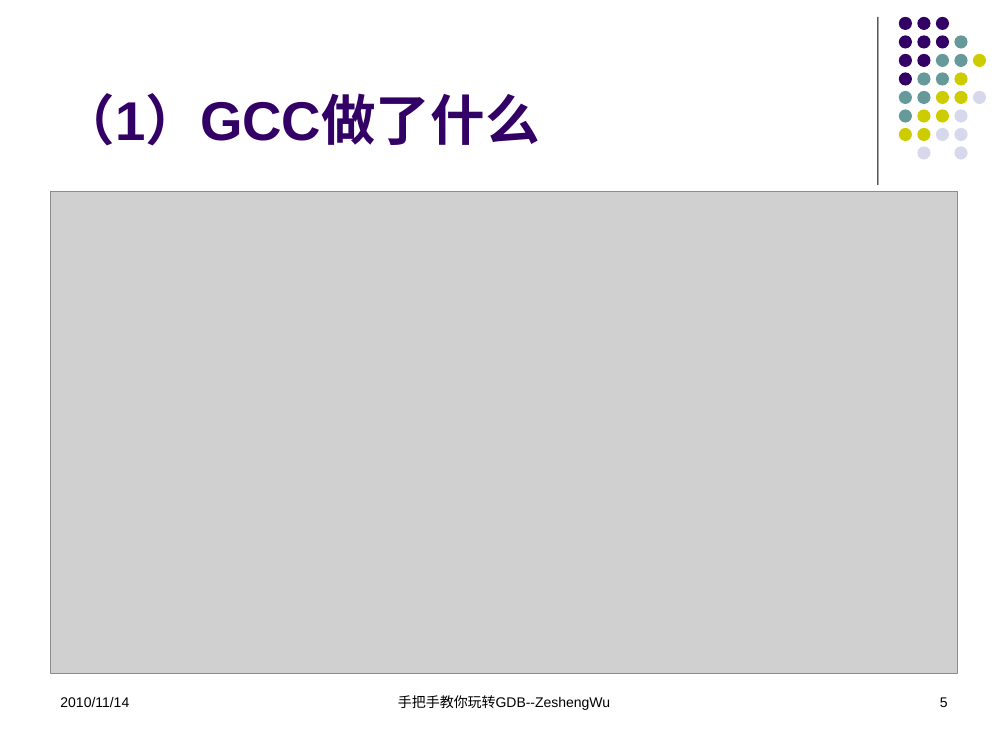
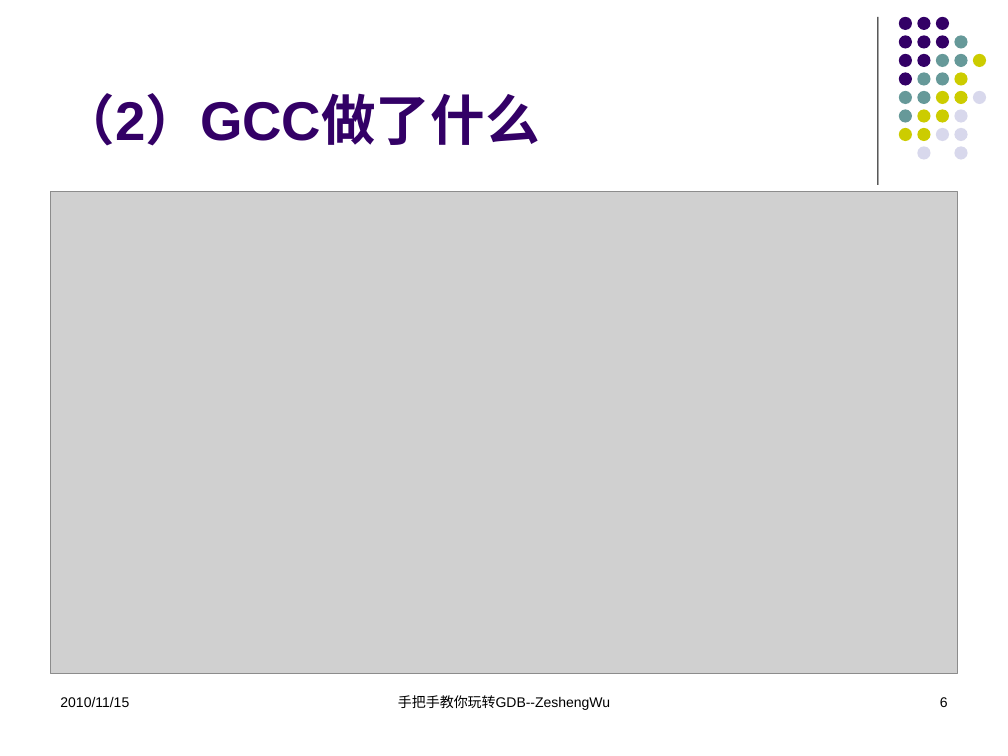
Before and after one commit to KublaikhanGeek/reactor, a slide deck: slide 6 of docs/手把手教你玩转GDB/手把手教你玩转GDB.pptx (slide 5 before the commit). Drawn at 1008x756 pixels with LibreOffice and Linux fonts; fonts in the diff are those of the drawing; grey boxes stand for pictures. Boxes give left, top, right and bottom in pixels: in the first picture for what was removed or moved away, otherwise in the second. Text is boxed around its words. In the diff, an @@ line names an element or a change of style, - is before the commit and + after.

```diff
--- a/docs/手把手教你玩转GDB/手把手教你玩转GDB.pptx
+++ b/docs/手把手教你玩转GDB/手把手教你玩转GDB.pptx
@@ title at box(60, 93, 539, 146): text changed @@
-（1）GCC做了什么
+（2）GCC做了什么
@@ text at box(60, 697, 129, 707): text changed @@
-2010/11/14
+2010/11/15
@@ page number at box(940, 697, 948, 707): text changed @@
-5
+6
```
Also in this commit, not shown: 51 other slides changed, 2 slides added, 2 slides removed, 1 other file.
